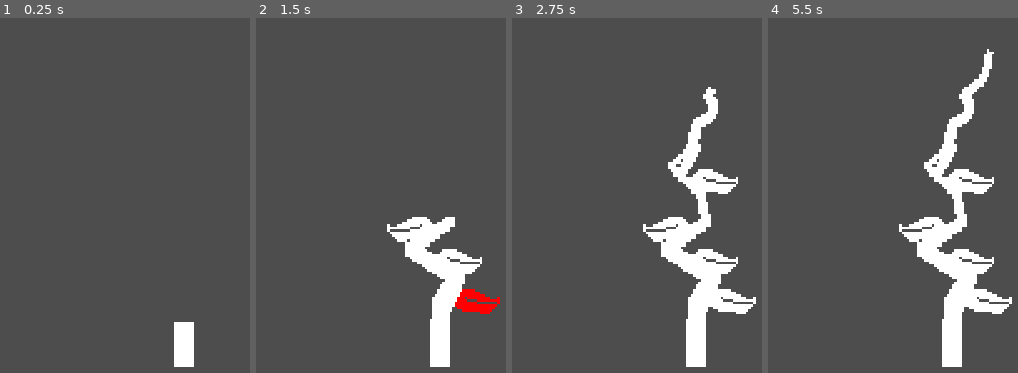
Above: before the commit, frames 1-4 (left to right).
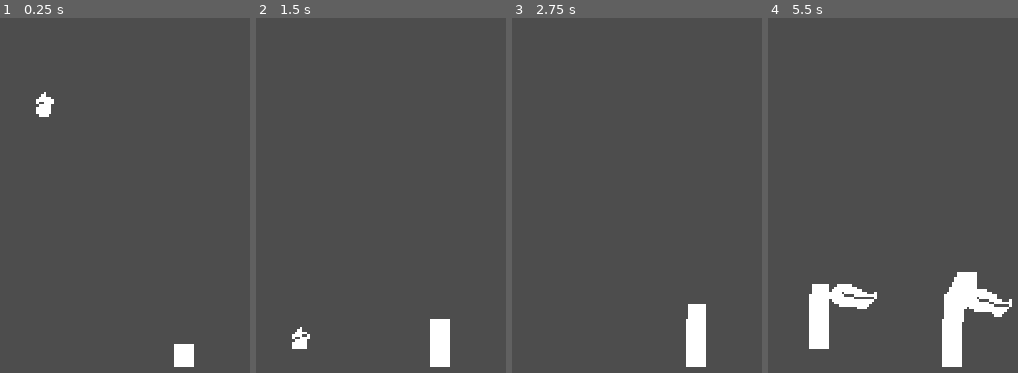
Above: after the commit, the same moments.

Repository: CSD-business/jamathon-2025
Game: Godot game, scene res://scenes/main.tscn
Two runs of this game, one before a commit and one after it. Both use one fixed random seed, a clock stepped at 60 frames per second and the inputs below.
Inputs (mouse positions are in pixels of both pictures, inside the frame that each line leads up to):
- Up to frame 1 (0.25 s): no input
- Up to frame 2 (1.5 s): move the mouse to (outside the picture) at 0.52 s; click (outside the picture) at 0.67 s; move the mouse to (473, 302) at 1.27 s; click (473, 302) at 1.42 s
- Up to frame 3 (2.75 s): move the mouse to (714, 262) at 2.02 s; click (714, 262) at 2.17 s
- Up to frame 4 (5.5 s): move the mouse to (923, 231) at 2.77 s; click (923, 231) at 2.92 s; tap Enter at 3.5 s; move the mouse to (970, 181) at 3.52 s; click (970, 181) at 3.67 s; tap Space at 4.25 s; move the mouse to (outside the picture) at 4.27 s; click (outside the picture) at 4.42 s; move the mouse to (outside the picture) at 5.02 s; click (outside the picture) at 5.17 s

The runs differ from the first frame. In frame 1, 0.8% of the frame differs, in the area x 14-78%, y 20-92%; in frame 2, 5.1%; in frame 3, 7.2%; in frame 4, 8.6%, in the area x 16-98%, y 8-94%.

Commit message:
Add acorns which turn into trees

Diff:
--- /dev/null
+++ b/scenes/acorn.tscn
@@ -0,0 +1,40 @@
+[gd_scene load_steps=6 format=3 uid="uid://c25u3lrip0spf"]
+
+[ext_resource type="Script" path="res://scripts/acorn.gd" id="1_p4g7n"]
+[ext_resource type="Texture2D" uid="uid://dgnb8muc4v1xh" path="res://textures/acornnew.png" id="2_lnr1y"]
+[ext_resource type="Texture2D" uid="uid://dcqv71xrsi3dv" path="res://textures/acorngrowing.png" id="2_ls73h"]
+
+[sub_resource type="PhysicsMaterial" id="PhysicsMaterial_7dekh"]
+friction = 0.55
+bounce = 0.4
+
+[sub_resource type="CircleShape2D" id="CircleShape2D_k0moo"]
+radius = 3.0
+
+[node name="Acorn" type="RigidBody2D"]
+physics_material_override = SubResource("PhysicsMaterial_7dekh")
+script = ExtResource("1_p4g7n")
+growing_texture = ExtResource("2_ls73h")
+
+[node name="Timer" type="Timer" parent="."]
+one_shot = true
+
+[node name="CollisionShape2D" type="CollisionShape2D" parent="."]
+shape = SubResource("CircleShape2D_k0moo")
+
+[node name="Acorn" type="Sprite2D" parent="."]
+texture_filter = 1
+scale = Vector2(0.66, 0.66)
+texture = ExtResource("2_lnr1y")
+
+[node name="Sprout" type="Sprite2D" parent="."]
+visible = false
+texture_filter = 1
+scale = Vector2(0.66, 0.66)
+texture = ExtResource("2_ls73h")
+
+[node name="SpawnTimer" type="Timer" parent="."]
+autostart = true
+
+[connection signal="timeout" from="Timer" to="." method="_on_timer_timeout"]
+[connection signal="timeout" from="SpawnTimer" to="." method="_on_spawn_timer_timeout"]
--- a/scenes/collection_area.gd
+++ /dev/null
@@ -1 +0,0 @@
-extends Area2D
--- a/scenes/main.gd
+++ /dev/null
@@ -1,5 +0,0 @@
-extends Node2D
-
-
-func _on_collection_area_body_entered(body):
-	body.queue_free()
--- a/scenes/main.tscn
+++ b/scenes/main.tscn
@@ -1,8 +1,9 @@
-[gd_scene load_steps=6 format=3 uid="uid://ljblkbpqdie8"]
+[gd_scene load_steps=7 format=3 uid="uid://ljblkbpqdie8"]
 
-[ext_resource type="Script" path="res://scenes/main.gd" id="1_1sgwn"]
 [ext_resource type="PackedScene" uid="uid://8442tv453kl7" path="res://scenes/plantstem.tscn" id="1_srmiu"]
-[ext_resource type="Script" path="res://scenes/collection_area.gd" id="3_e4dlx"]
+[ext_resource type="Script" path="res://scripts/collection_area.gd" id="3_e4dlx"]
+[ext_resource type="PackedScene" uid="uid://c25u3lrip0spf" path="res://scenes/acorn.tscn" id="4_h1j63"]
+[ext_resource type="AudioStream" uid="uid://c6rf5ipyk3q2d" path="res://audio/pickupCoin.wav" id="4_j23m1"]
 
 [sub_resource type="RectangleShape2D" id="RectangleShape2D_f1aec"]
 size = Vector2(214, 20)
@@ -10,7 +11,6 @@
 [sub_resource type="RectangleShape2D" id="RectangleShape2D_06634"]
 
 [node name="Main" type="Node2D"]
-script = ExtResource("1_1sgwn")
 
 [node name="PlantStem" parent="." instance=ExtResource("1_srmiu")]
 position = Vector2(114, 304)
@@ -26,9 +26,15 @@
 position = Vector2(164, 30)
 script = ExtResource("3_e4dlx")
 
+[node name="Collect" type="AudioStreamPlayer" parent="Collection Area"]
+stream = ExtResource("4_j23m1")
+
 [node name="CollisionShape2D" type="CollisionShape2D" parent="Collection Area"]
 shape = SubResource("RectangleShape2D_06634")
 
+[node name="Acorn" parent="." instance=ExtResource("4_h1j63")]
+position = Vector2(61, 175)
+
 [connection signal="child_entered_tree" from="." to="." method="_on_child_entered_tree"]
 [connection signal="tree_entered" from="." to="." method="_on_tree_entered"]
-[connection signal="body_entered" from="Collection Area" to="." method="_on_collection_area_body_entered"]
+[connection signal="body_entered" from="Collection Area" to="Collection Area" method="_on_body_entered"]
--- a/scripts/GlobalVar.gd
+++ b/scripts/GlobalVar.gd
@@ -1,3 +1,4 @@
 extends Node2D
 
 var is_something_held : bool
+var growth_rate = 3
--- a/scripts/LeafIdle.gd
+++ b/scripts/LeafIdle.gd
@@ -1 +1,15 @@
 extends Sprite2D
+
+var rotate_range = deg_to_rad(20)
+var rotate_speed = .05
+var rotate_start
+
+func _ready():
+	rotate_start = rotation
+
+func _process(delta):
+	rotation += rotate_speed * delta
+	var rotate_diff = rotation - rotate_start
+	if abs(rotate_diff) > rotate_range:
+		rotation = rotate_start + rotate_range * sign(rotate_diff)
+		rotate_speed *= -1
--- /dev/null
+++ b/scripts/acorn.gd
@@ -0,0 +1,29 @@
+extends RigidBody2D
+@export var growing_texture : Texture
+var tree = load("res://scenes/plantstem.tscn")
+var planted = false
+var can_grow = false
+func _init():
+	linear_velocity.x = randf_range(-10,10)
+func _physics_process(delta):
+	if linear_velocity.y == 0 and planted == false and can_grow:
+		plant()
+
+func plant():
+	planted = true
+	$Sprout.show()
+	$Acorn.hide()
+	$Timer.start()
+
+
+
+func _on_timer_timeout():
+	print("growing")
+	var new_tree = tree.instantiate()
+	new_tree.position = self.global_position
+	get_parent().add_child(new_tree)
+	queue_free()
+
+
+func _on_spawn_timer_timeout():
+	can_grow = true
--- /dev/null
+++ b/scripts/collection_area.gd
@@ -0,0 +1,8 @@
+extends Area2D
+
+
+
+func _on_body_entered(body):
+	body.queue_free()
+	GlobalVar.is_something_held = false
+	$Collect.play()
--- a/scripts/stemgrower.gd
+++ b/scripts/stemgrower.gd
@@ -12,7 +12,7 @@
 	print(abundance)
 
 func _process(delta):
-	if randi_range(0,16) > 1:
+	if randi_range(0,30) < GlobalVar.growth_rate:
 		grow()
 
 func grow():
Not shown, added: audio/pickupCoin.wav.import
Empty file added: main.gd
Binary file added: textures/acorngrowing.png
Not shown, added: textures/acorngrowing.png.import
Binary file added: textures/acornnew.png
Not shown, added: textures/acornnew.png.import
Not shown, added: audio/pickupCoin.wav
